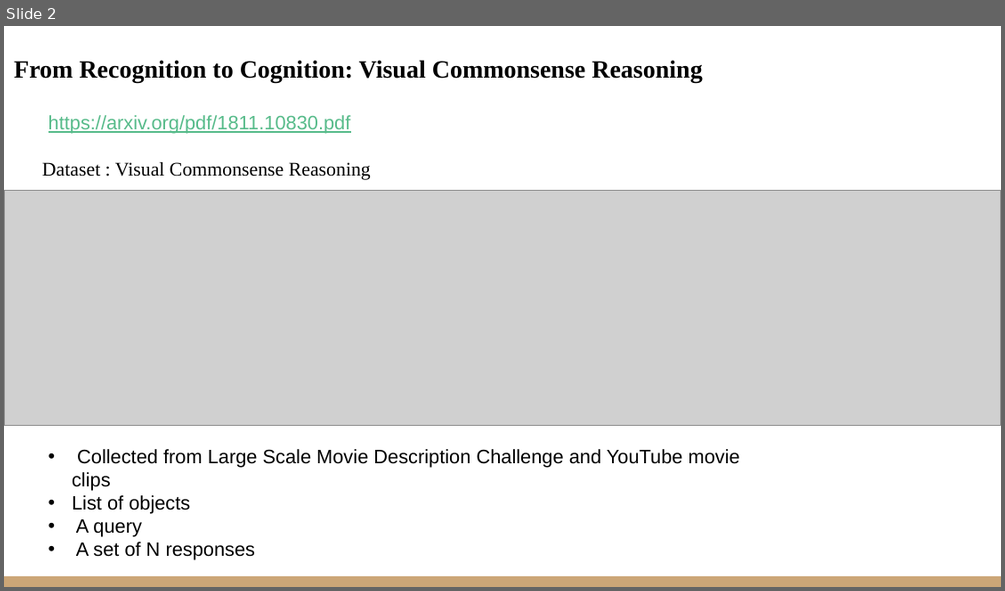
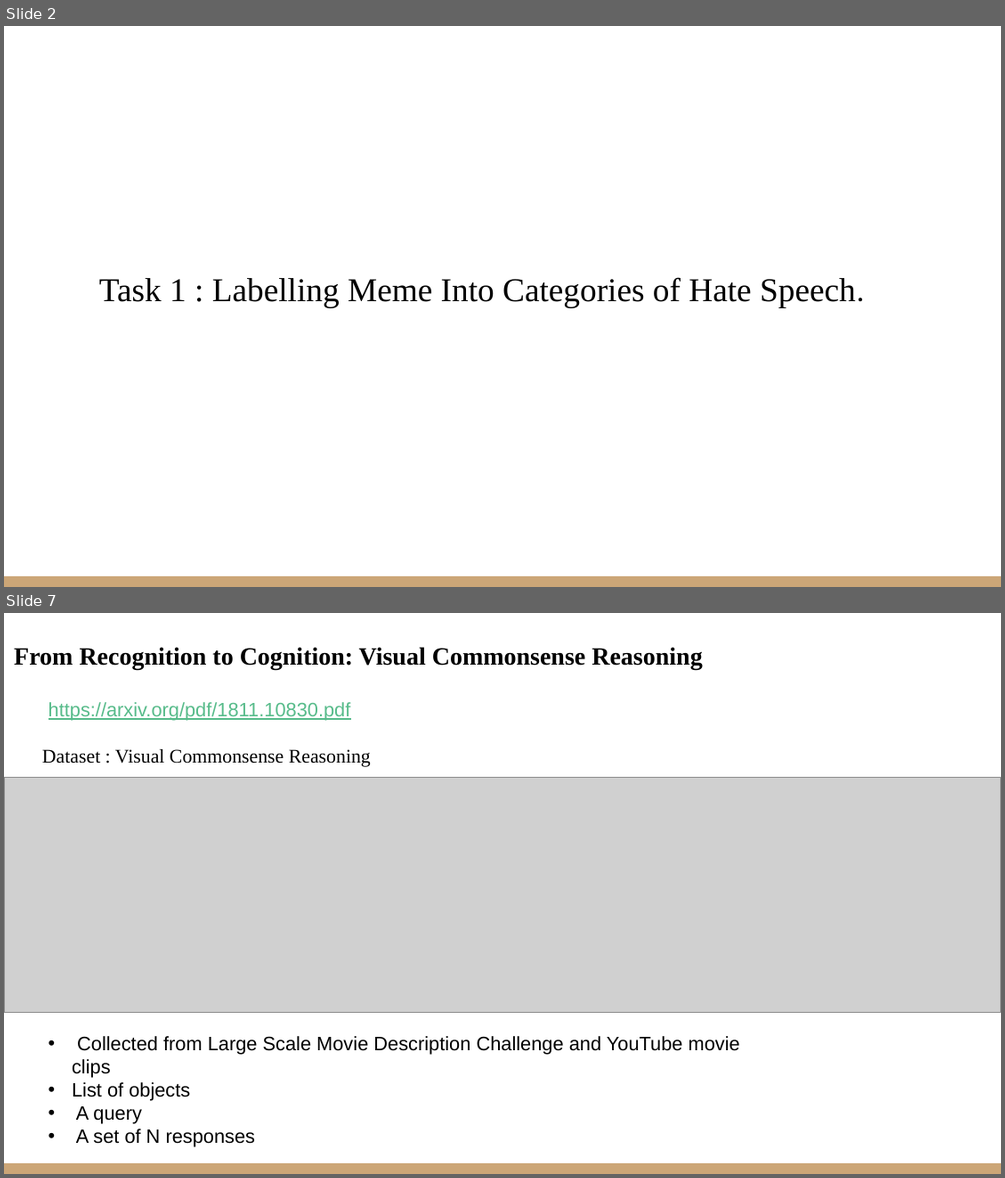
Before and after one commit to VarunBohara/Mini-Project-Documents, a slide deck: Literature Survey 2.pptx. Shown one above the other, each under a label of ours: slide 2 before the commit, slides 2 and 7 after it; the slides between them are not shown. The pictures are 1005x591 and 1005x1178 pixels, drawn with LibreOffice and Linux fonts; fonts in the diff are those of the drawing; grey boxes stand for pictures. Boxes give left, top, right and bottom in pixels: in the first picture for what was removed or moved away, otherwise in the second. Text is boxed around its words. In the diff, an @@ line names an element or a change of style, - is before the commit and + after.

```diff
--- a/Literature Survey 2.pptx
+++ b/Literature Survey 2.pptx
@@ slide 2 added at (4,26,1001,587), background #FFFFFF; not listed: 1 template element that a slide beside it also shows @@
@@ title added at (99,277,865,307), 24 pt, text #000000 @@
+Task 1 : Labelling Meme Into Categories of Hate Speech.
@@ what was slide 2 is now slide 7 @@
```
Also in this commit, not shown: 2 slides changed, 4 other slides added.
